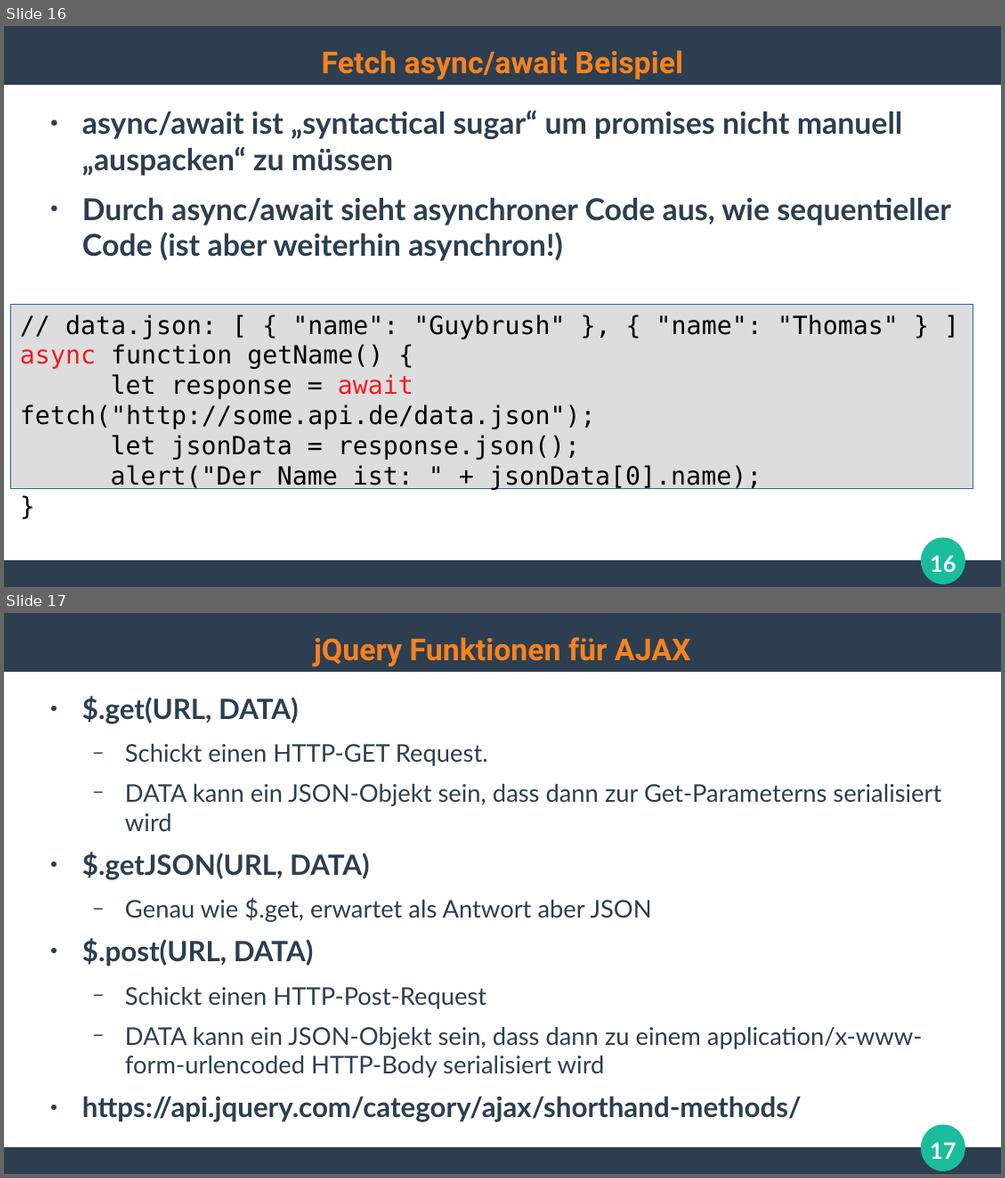
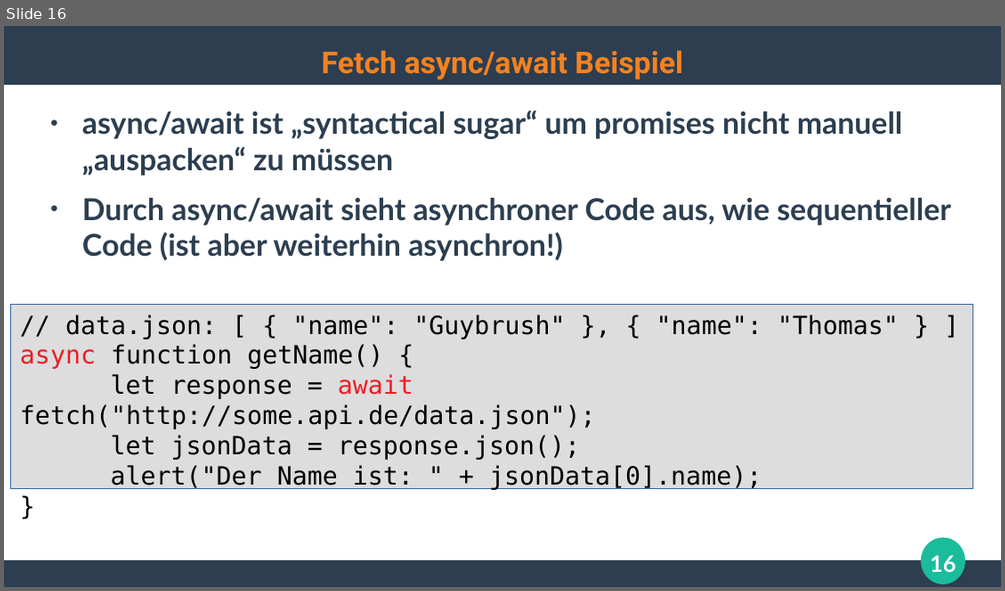
Before and after one commit to ghandmann/HS-AlbSig-WebAnwendungen2, a slide deck: Kapitel/05_Web2.0_AJAX_1x1.odp. Shown one above the other, each under a label of ours: slides 16 and 17 before the commit, slide 16 after it. The pictures are 1005x1178 and 1005x591 pixels, drawn with LibreOffice and Linux fonts; fonts in the diff are those of the drawing. Boxes give left, top, right and bottom in pixels: in the first picture for what was removed or moved away, otherwise in the second. Text is boxed around its words. In the diff, an @@ line names an element or a change of style, - is before the commit and + after.

```diff
--- a/Kapitel/05_Web2.0_AJAX_1x1.odp
+++ b/Kapitel/05_Web2.0_AJAX_1x1.odp
@@ slide 17 removed at [4, 613, 1001, 1174], background #FFFFFF; not listed: 3 template elements that a slide beside it also shows @@
@@ title removed at [314, 637, 691, 666] @@
-jQuery Funktionen für AJAX
@@ text removed at [82, 696, 941, 1122] @@
-● $.get(URL, DATA)
-  − Schickt einen HTTP-GET Request.
-  − DATA kann ein JSON-Objekt sein, dass dann zur Get-Parameterns serialisiert wird
-● $.getJSON(URL, DATA)
-  − Genau wie $.get, erwartet als Antwort aber JSON
-● $.post(URL, DATA)
-  − Schickt einen HTTP-Post-Request
-  − DATA kann ein JSON-Objekt sein, dass dann zu einem application/x-www-form-urlencoded HTTP-Body serialisiert wird
-● https://api.jquery.com/category/ajax/shorthand-methods/
@@ page number removed at [930, 1142, 955, 1159] @@
-17
```
Also in this commit, not shown: 1 slide changed, 1 slide added, 1 other slide removed, 1 other file.
